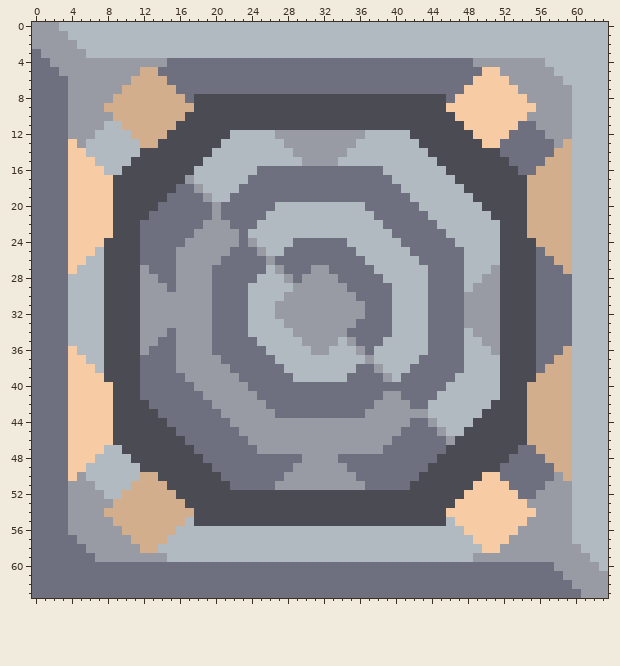
Pixel-art sprite -- sprites/blocks/drills/tiny-drills/ground-miller.png. Above, as it was before the edit.
The file is 64x64 pixels.
Once edited:
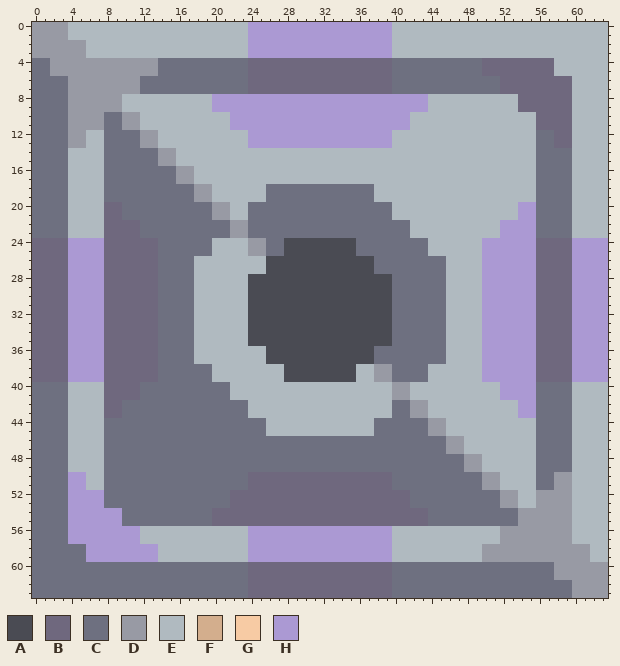
Palette (. is transparent): A #4a4b53  B #6f687e  C #6e7080  D #989aa4  E #b0bac0  F #d3ae8d  G #f7cba4  H #ab99d3
Diff:
Changed rows in their new state; - is an unchanged pixel.
first column x 0:
 0 ---D--------------------HHHHHHHHHHHHHHHH------------------------
 1 ------------------------HHHHHHHHHHHHHHHH------------------------
 2 -----D------------------HHHHHHHHHHHHHHHH------------------------
 3 D-----------------------HHHHHHHHHHHHHHHH------------------------
 4 --------------C---------BBBBBBBBBBBBBBBB---------CBBBBBBBB------
 5 --D---------DD----------BBBBBBBBBBBBBBBB----------BBBBBBBB------
 6 -----------DCCC---------BBBBBBBBBBBBBBBB---------CCCBBBBBBBB----
 7 ----------DDCCCC--------BBBBBBBBBBBBBBBB--------CCCCBBBBBBBB----
 8 ---------DEEEEEEEEEEHHHHHHHHHHHHHHHHHHHHHHHHEEEEEEEEEEBBBBBB----
 9 --------DDEEEEEEEEEEHHHHHHHHHHHHHHHHHHHHHHHHEEEEEEEEEEBBBBBB----
10 --------CCDDEEEEEEEEEEHHHHHHHHHHHHHHHHHHHHEEEEEEEEEEEEEEBBBB----
11 --------CCDDEEEEEEEEEEHHHHHHHHHHHHHHHHHHHHEEEEEEEEEEEEEEBBBB----
12 ------E-CCCCDDEEEEEEEE--HHHHHHHHHHHHHHHH--EEEEEEEEEEEEEE-CBB----
13 ----D---CCCCDDEEEEEEE---HHHHHHHHHHHHHHHH---EEEEEEEEEEEEE--BB----
14 ----EE--CCCCCCDDEEEE---------EEEEEE---------EEEEEEEEEEEE--CC----
15 ----EEE-CCCCCCDDEEE-----------EEEE-----------EEEEEEEEEEE-CCC----
16 ----EEEECCCCCCCCDD-------EEEEEEEEEEEEEE-------EEEEEEEEEECCCC----
17 ----EEEECCCCCCCCD-------EEEEEEEEEEEEEEEE-------EEEEEEEEECCCC----
18 ----EEEECCCCCCCC---D---EEE------------EEE-------EEEEEEEECCCC----
19 ----EEEECCCCCCC---D---EEEE------------EEEE-------EEEEEEECCCC----
20 ----EEEEBBCCCC-------DEE---CCCCCCCCCC---EEE-------EEEEHHCCCC----
21 ----EEEEBBCCC--------DEE--CCCCCCCCCCCC--EEEE-------EEEHHCCCC----
22 ----EEEEBBBB-------CCCDD-CCCCCCCCCCCCCC---EEE-------HHHHCCCC----
23 ----EEEEBBBB------CCCC-DCCCCCCCCCCCCCCCC--EEEE------HHHHCCCC----
24 BBBBHHHHBBBBBB---CCCEEEE-DCCAAAAAAAACCCCC---EEE---HHHHHHBBBBHHHH
25 BBBBHHHHBBBBBB--CCCCEEEED-CCAAAAAAAACCCCCC--EEEE--HHHHHHBBBBHHHH
26 BBBBHHHHBBBBBB--CCEEEEEEEEAAAAAAAAAAAACCCCC---EE--HHHHHHBBBBHHHH
27 BBBBHHHHBBBBBB--CCEEEEEEEEAAAAAAAAAAAACCCCCC--EE--HHHHHHBBBBHHHH
28 BBBBHHHHBBBBBB--CCEEEEEEAAAAAAAAAAAAAAAACCCC--EE--HHHHHHBBBBHHHH
29 BBBBHHHHBBBBBBC-CCEEEEEEAAAAAAAAAAAAAAAACCCC--EE-EHHHHHHBBBBHHHH
30 BBBBHHHHBBBBBBCCCCEEEEEEAAAAAAAAAAAAAAAACCCC--EEEEHHHHHHBBBBHHHH
31 BBBBHHHHBBBBBBCCCCEEEEEEAAAAAAAAAAAAAAAACCCC--EEEEHHHHHHBBBBHHHH
32 BBBBHHHHBBBBBBCCCCEEEEEEAAAAAAAAAAAAAAAACCCC--EEEEHHHHHHBBBBHHHH
33 BBBBHHHHBBBBBBCCCCEEEEEEAAAAAAAAAAAAAAAACCCC--EEEEHHHHHHBBBBHHHH
34 BBBBHHHHBBBBBBC-CCEEEEEEAAAAAAAAAAAAAAAACCCC--EE-EHHHHHHBBBBHHHH
35 BBBBHHHHBBBBBB--CCEEEEEEAAAAAAAAAAAAAAAACCCC--EE--HHHHHHBBBBHHHH
36 BBBBHHHHBBBBBB--CCEEEEEEEEAAAAAAAAAAAACCCCCC--EE--HHHHHHBBBBHHHH
37 BBBBHHHHBBBBBB--CCEEEEEEEEAAAAAAAAAAAACCCCC---EE--HHHHHHBBBBHHHH
38 BBBBHHHHBBBBBB--CCCCEEEEEEEEAAAAAAAAEE-DCC--EEEE--HHHHHHBBBBHHHH
39 BBBBHHHHBBBBBB---CCCEEEEEEEEAAAAAAAAEED-C---EEE---HHHHHHBBBBHHHH
40 ----EEEEBBBB------CCCCEEEEEEEEEEEEEEEEEEDDEEEE------HHHHCCCC----
41 ----EEEEBBBB-------CCCEEEEEEEEEEEEEEEEEE-DEEE-------HHHHCCCC----
42 ----EEEEBBCCC-------CCCCEEEEEEEEEEEEEEEECCDD-------EEEHHCCCC----
43 ----EEEEBBCCCC-------CCCEEEEEEEEEEEEEEEECC--------EEEEHHCCCC----
44 ----EEEECCCCCCC-------CCCCEEEEEEEEEEEECCCC---D---EEEEEEECCCC----
45 ----EEEECCCCCCCC-------CCCEEEEEEEEEEEECCC---D---EEEEEEEECCCC----
46 ----EEEECCCCCCCCC-------CCCCCCCCCCCCCCCC-------DEEEEEEEECCCC----
47 ----EEEECCCCCCCCCC-------CCCCCCCCCCCCCC-------DDEEEEEEEECCCC----
48 ----EEE-CCCCCCCCCCC-----------CCCC-----------CCCDDEEEEEE-CCC----
49 ----EE--CCCCCCCCCCCC---------CCCCCC---------CCCCDDEEEEEE--CC----
50 ----HH--CCCCCCCCCCCCC---BBBBBBBBBBBBBBBB---CCCCCCCDDEEEE---D----
51 ----HHE-CCCCCCCCCCCCCC--BBBBBBBBBBBBBBBB--CCCCCCCCDDEEEE-C------
52 ----HHHHCCCCCCCCCCCCCCBBBBBBBBBBBBBBBBBBBBCCCCCCCCCCDDEE--------
53 ----HHHHCCCCCCCCCCCCCCBBBBBBBBBBBBBBBBBBBBCCCCCCCCCCDDEE--------
54 ----HHHHHHCCCCCCCCCCBBBBBBBBBBBBBBBBBBBBBBBBCCCCCCCCCCDD--------
55 ----HHHHHHCCCCCCCCCCBBBBBBBBBBBBBBBBBBBBBBBBCCCCCCCCCCD---------
56 ----HHHHHHHHEEEE--------HHHHHHHHHHHHHHHH--------EEEEDD----------
57 ----HHHHHHHHEEE---------HHHHHHHHHHHHHHHH---------EEED-----------
58 ------HHHHHHHH----------HHHHHHHHHHHHHHHH----------DD---------D--
59 ------HHHHHHHHE---------HHHHHHHHHHHHHHHH---------E--------------
60 ------------------------BBBBBBBBBBBBBBBB-----------------------D
61 ------------------------BBBBBBBBBBBBBBBB------------------D-----
62 ------------------------BBBBBBBBBBBBBBBB------------------------
63 ------------------------BBBBBBBBBBBBBBBB--------------------D---
